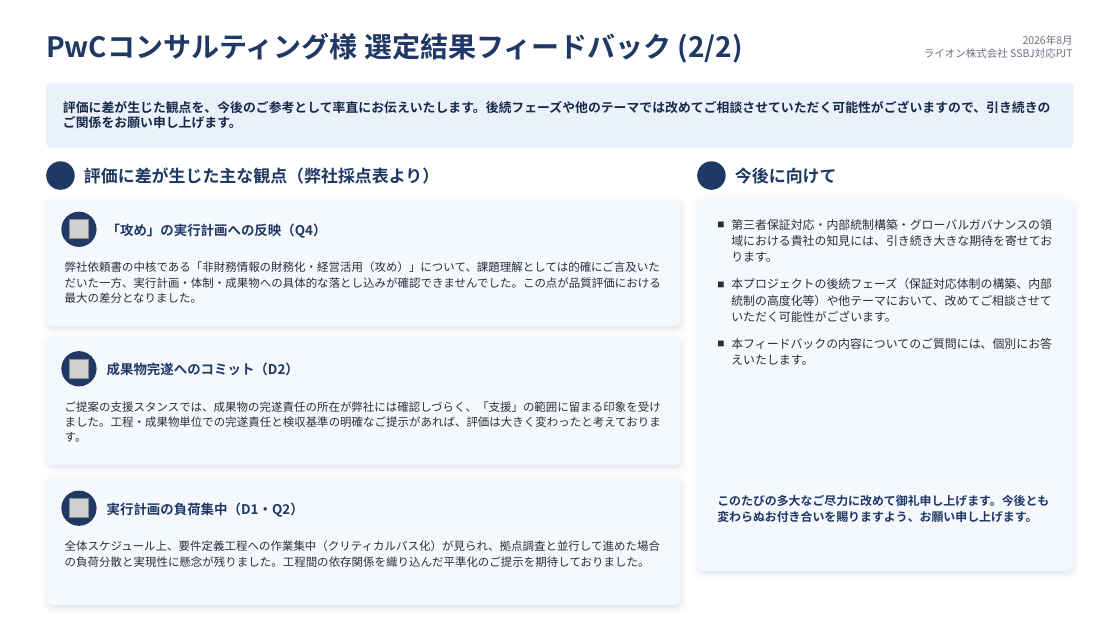
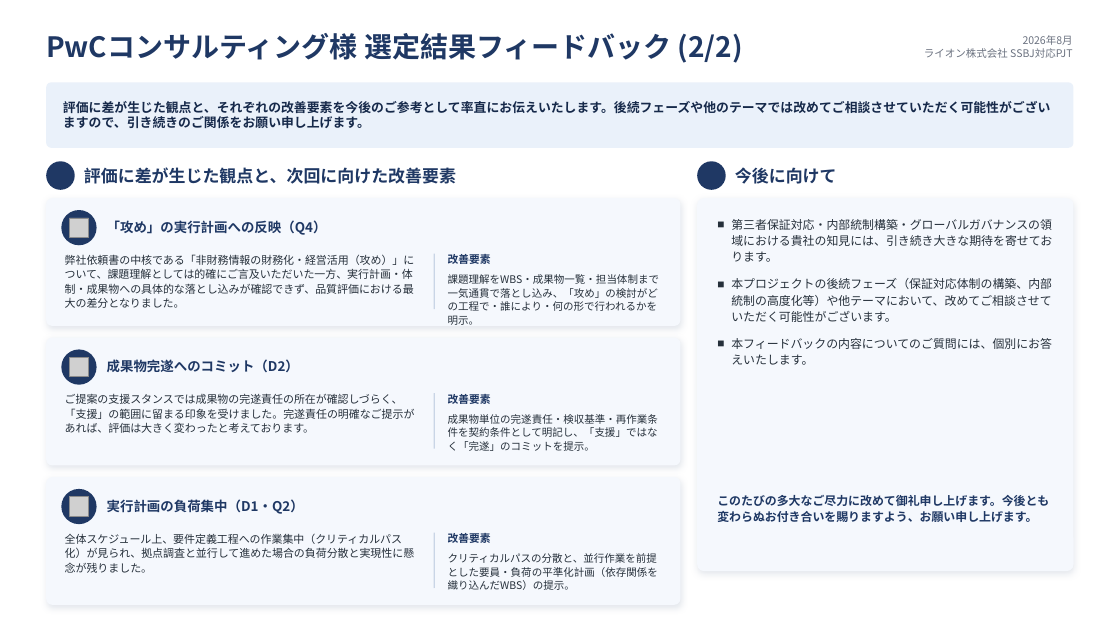
Before and after one commit to tk-tus2-cloud/free_creative, a slide deck: slide 2 of docs/選定結果フィードバック_PwCコンサルティング様.pptx. Drawn at 1120x630 pixels with LibreOffice and Linux fonts; fonts in the diff are those of the drawing; grey boxes stand for pictures; background and template pictures are left out. Boxes give left, top, right and bottom in pixels: in the first picture for what was removed or moved away, otherwise in the second. Text is boxed around its words. In the diff, an @@ line names an element or a change of style, - is before the commit and + after.

```diff
--- a/docs/選定結果フィードバック_PwCコンサルティング様.pptx
+++ b/docs/選定結果フィードバック_PwCコンサルティング様.pptx
@@ text at <box>63,101,1051,128</box>: text changed @@
-評価に差が生じた観点を、今後のご参考として率直にお伝えいたします。後続フェーズや他のテーマでは改めてご相談させていただく可能性がございますので、引き続きのご関係をお願い申し上げます。
+評価に差が生じた観点と、それぞれの改善要素を今後のご参考として率直にお伝えいたします。後続フェーズや他のテーマでは改めてご相談させていただく可能性がございますので、引き続きのご関係をお願い申し上げます。
@@ text at <box>84,167,456,184</box>: text changed @@
-評価に差が生じた主な観点（弊社採点表より）
+評価に差が生じた観点と、次回に向けた改善要素
@@ text at <box>65,254,415,308</box>: text changed; size 9.8 to 9.4 pt @@
-弊社依頼書の中核である「非財務情報の財務化・経営活用（攻め）」について、課題理解としては的確にご言及いただいた一方、実行計画・体制・成果物への具体的な落とし込みが確認できませんでした。この点が品質評価における最大の差分となりました。
+弊社依頼書の中核である「非財務情報の財務化・経営活用（攻め）」について、課題理解としては的確にご言及いただいた一方、実行計画・体制・成果物への具体的な落とし込みが確認できず、品質評価における最大の差分となりました。
@@ line added from (434, 254) to (434, 309), #C9D5E6 1 pt @@
@@ text added at <box>448,252,491,267</box>, 9.2 pt, text #1F3864, bold @@
+改善要素
@@ text added at <box>448,274,659,325</box>, 9 pt, text #26303B @@
+課題理解をWBS・成果物一覧・担当体制まで一気通貫で落とし込み、「攻め」の検討がどの工程で・誰により・何の形で行われるかを明示。
@@ text at <box>65,394,415,433</box>: text changed; size 9.8 to 9.4 pt @@
-ご提案の支援スタンスでは、成果物の完遂責任の所在が弊社には確認しづらく、「支援」の範囲に留まる印象を受けました。工程・成果物単位での完遂責任と検収基準の明確なご提示があれば、評価は大きく変わったと考えております。
+ご提案の支援スタンスでは成果物の完遂責任の所在が確認しづらく、「支援」の範囲に留まる印象を受けました。完遂責任の明確なご提示があれば、評価は大きく変わったと考えております。
@@ line added from (434, 393) to (434, 449), #C9D5E6 1 pt @@
@@ text added at <box>448,392,491,407</box>, 9.2 pt, text #1F3864, bold @@
+改善要素
@@ text added at <box>448,414,658,451</box>, 9 pt, text #26303B @@
+成果物単位の完遂責任・検収基準・再作業条件を契約条件として明記し、「支援」ではなく「完遂」のコミットを提示。
@@ text at <box>65,534,415,573</box>: text changed; size 9.8 to 9.4 pt @@
-全体スケジュール上、要件定義工程への作業集中（クリティカルパス化）が見られ、拠点調査と並行して進めた場合の負荷分散と実現性に懸念が残りました。工程間の依存関係を織り込んだ平準化のご提示を期待しておりました。
+全体スケジュール上、要件定義工程への作業集中（クリティカルパス化）が見られ、拠点調査と並行して進めた場合の負荷分散と実現性に懸念が残りました。
@@ line added from (434, 533) to (434, 588), #C9D5E6 1 pt @@
@@ text added at <box>448,531,491,546</box>, 9.2 pt, text #1F3864, bold @@
+改善要素
@@ text added at <box>448,553,658,590</box>, 9 pt, text #26303B @@
+クリティカルパスの分散と、並行作業を前提とした要員・負荷の平準化計画（依存関係を織り込んだWBS）の提示。
```
Also in this commit, not shown: 2 other files.
